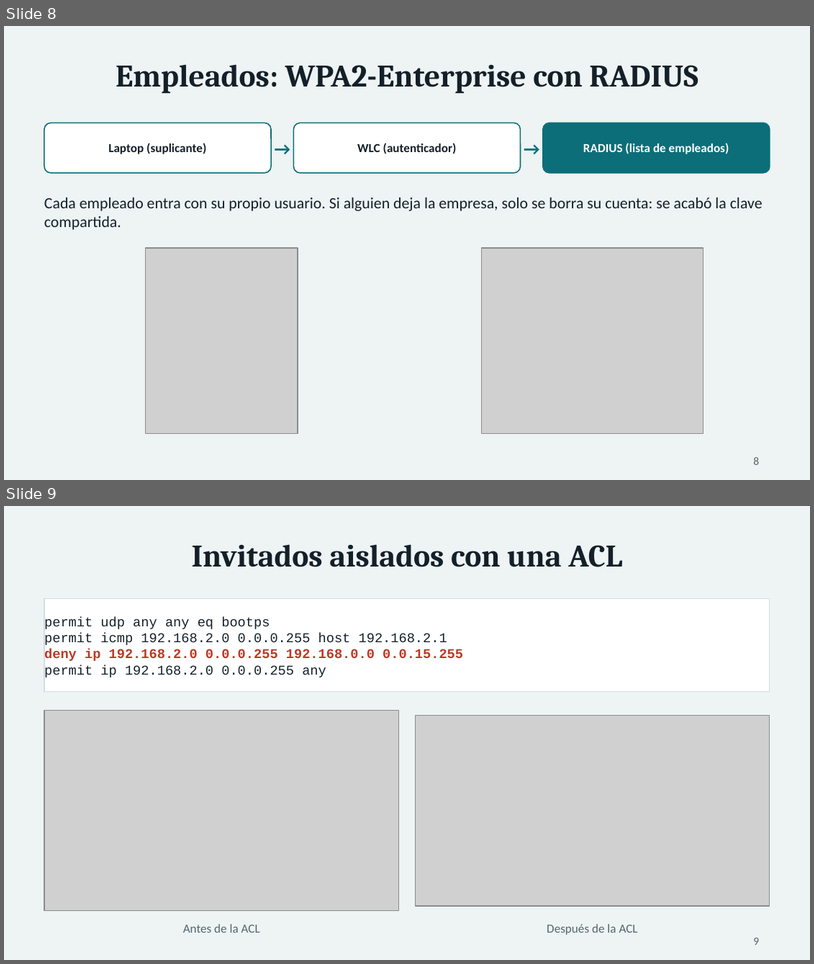
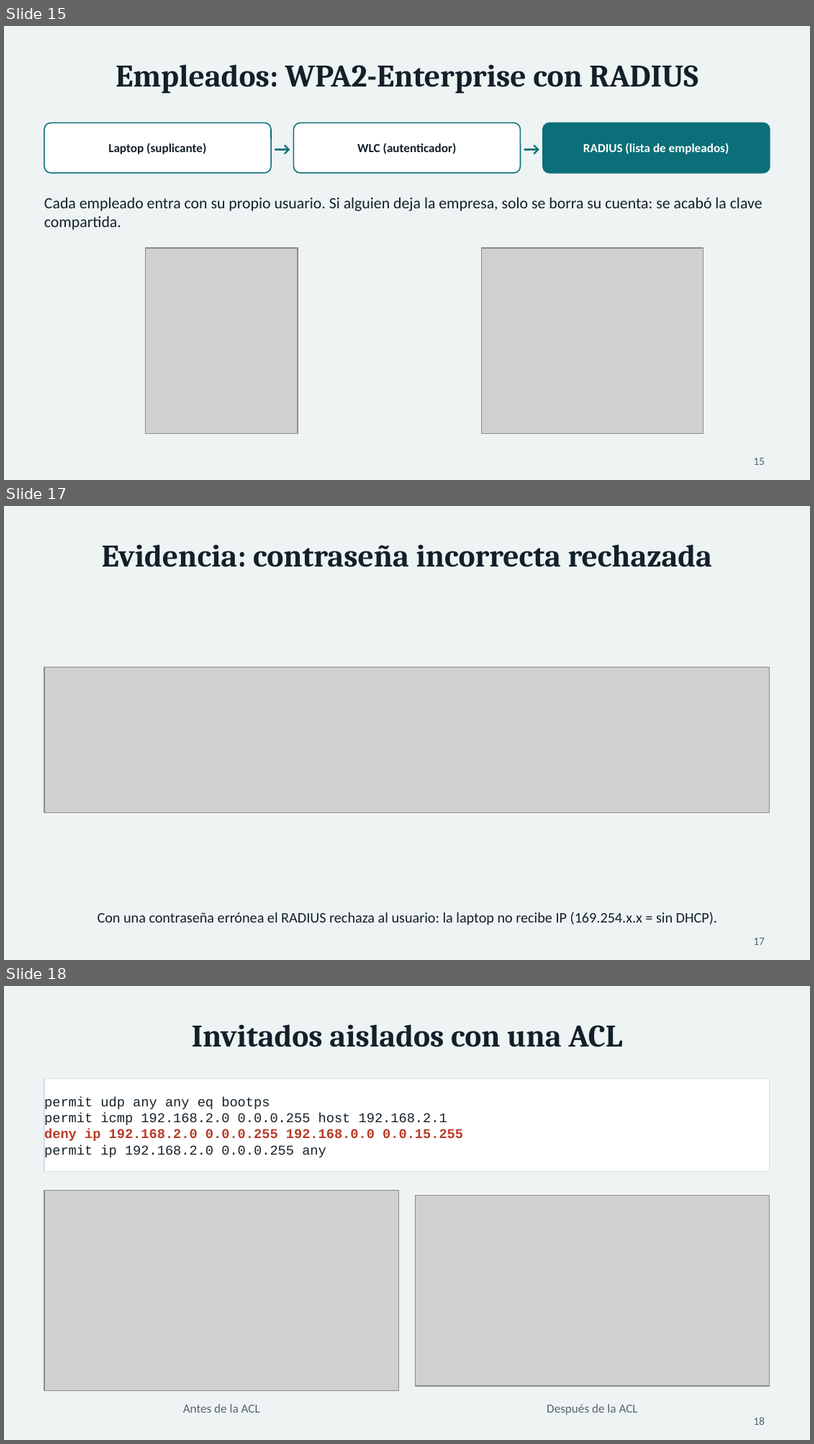
Before and after one commit to USX22/inalambricreds2, a slide deck: entregables/Presentacion_InnovaLogistics.pptx. Shown one above the other, each under a label of ours: slides 8 and 9 before the commit, slides 15, 17 and 18 after it; the slides between them are not shown. The pictures are 814x964 and 814x1444 pixels, drawn with LibreOffice and Linux fonts; fonts in the diff are those of the drawing; grey boxes stand for pictures. Boxes give left, top, right and bottom in pixels: in the first picture for what was removed or moved away, otherwise in the second. Text is boxed around its words. In the diff, an @@ line names an element or a change of style, - is before the commit and + after.

```diff
--- a/entregables/Presentacion_InnovaLogistics.pptx
+++ b/entregables/Presentacion_InnovaLogistics.pptx
@@ slide 17 added at [4, 506, 810, 960], background #EEF3F4 @@
@@ title added at [102, 544, 713, 567], 28 pt, text #132029, bold @@
+Evidencia: contraseña incorrecta rechazada
@@ picture added at [44, 667, 770, 813] @@
@@ text added at [98, 911, 718, 925], 13 pt, text #132029 @@
+Con una contraseña errónea el RADIUS rechaza al usuario: la laptop no recibe IP (169.254.x.x = sin DHCP).
@@ page number added at [754, 937, 765, 944], 10 pt, text #55666F @@
+17
@@ what was slide 8 is now slide 15 @@
@@ page number at [754, 457, 765, 464]: text changed @@
-8
+15
@@ what was slide 9 is now slide 18 @@
@@ page number at [754, 1417, 765, 1424]: text changed @@
-9
+18
```
Also in this commit, not shown: 14 other slides added, 14 other files.
